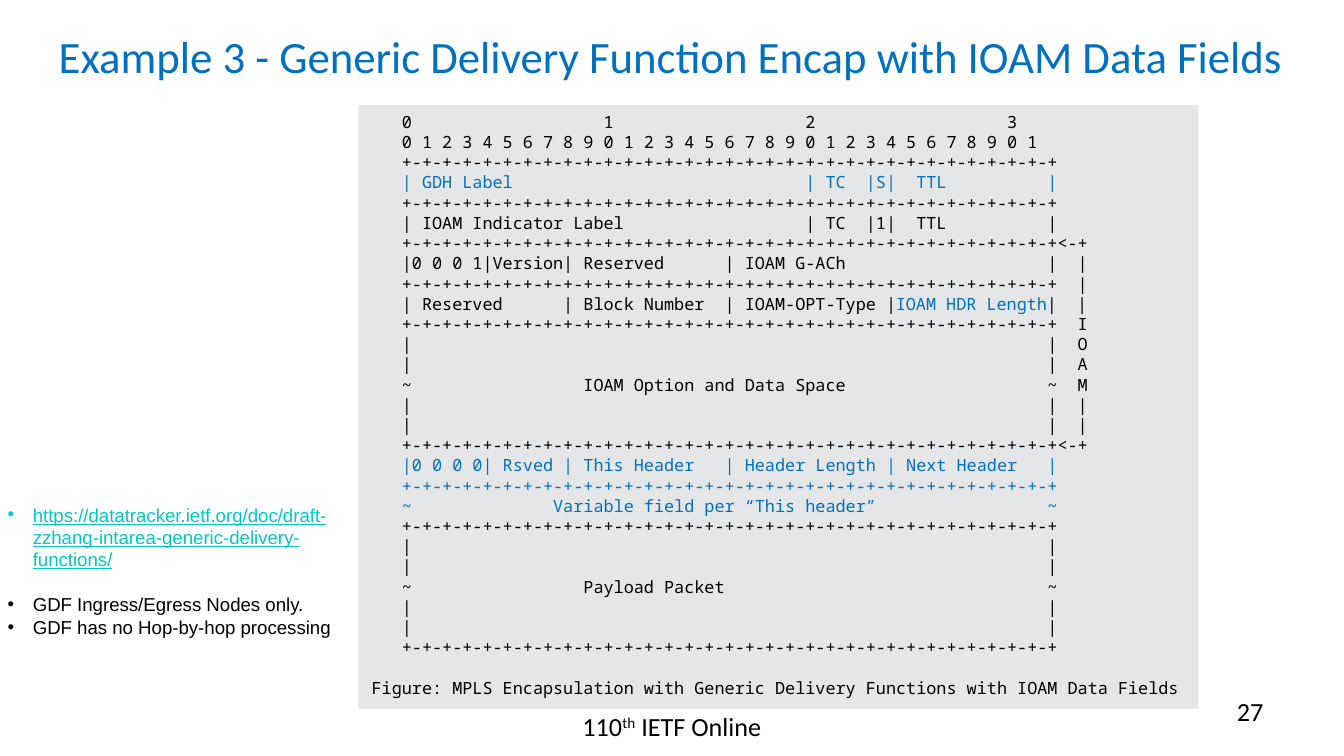
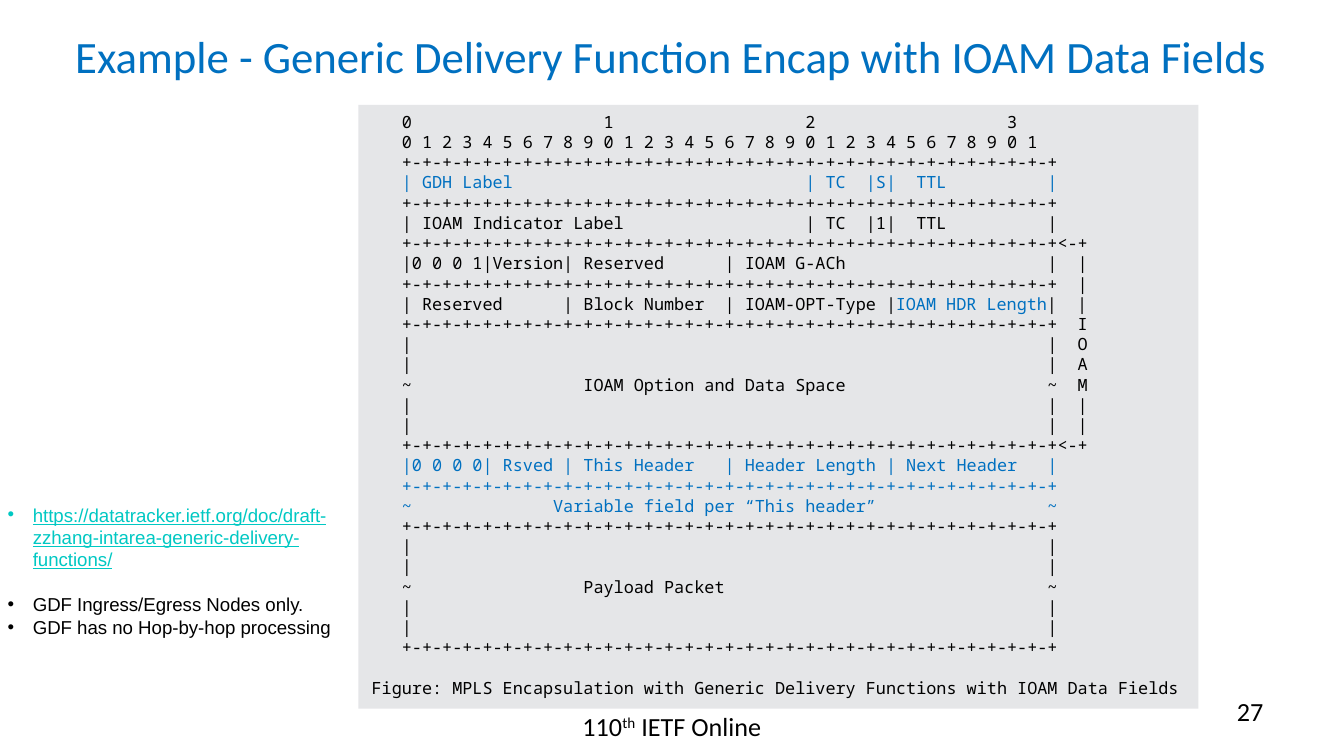
Before and after one commit to rakgandhi/ietf-slides, a slide deck: slide 27 of draft-gandhi-mpls-ioam-sr-06.pptx. Drawn at 1344x756 pixels with LibreOffice and Linux fonts; fonts in the diff are those of the drawing. Boxes give left, top, right and bottom in pixels: in the first picture for what was removed or moved away, otherwise in the second. Text is boxed around its words. In the diff, an @@ line names an element or a change of style, - is before the commit and + after.

```diff
--- a/draft-gandhi-mpls-ioam-sr-06.pptx
+++ b/draft-gandhi-mpls-ioam-sr-06.pptx
@@ title at [75, 42, 1265, 81]: text changed @@
-Example 3 - Generic Delivery Function Encap with IOAM Data Fields
+Example - Generic Delivery Function Encap with IOAM Data Fields
```
Also in this commit, not shown: 2 other slides changed, 1 other file.
